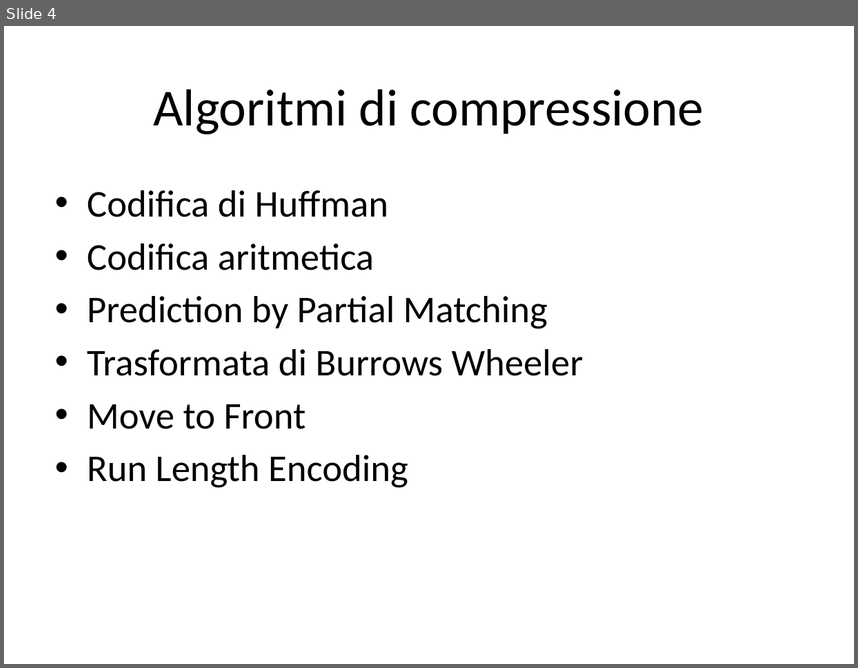
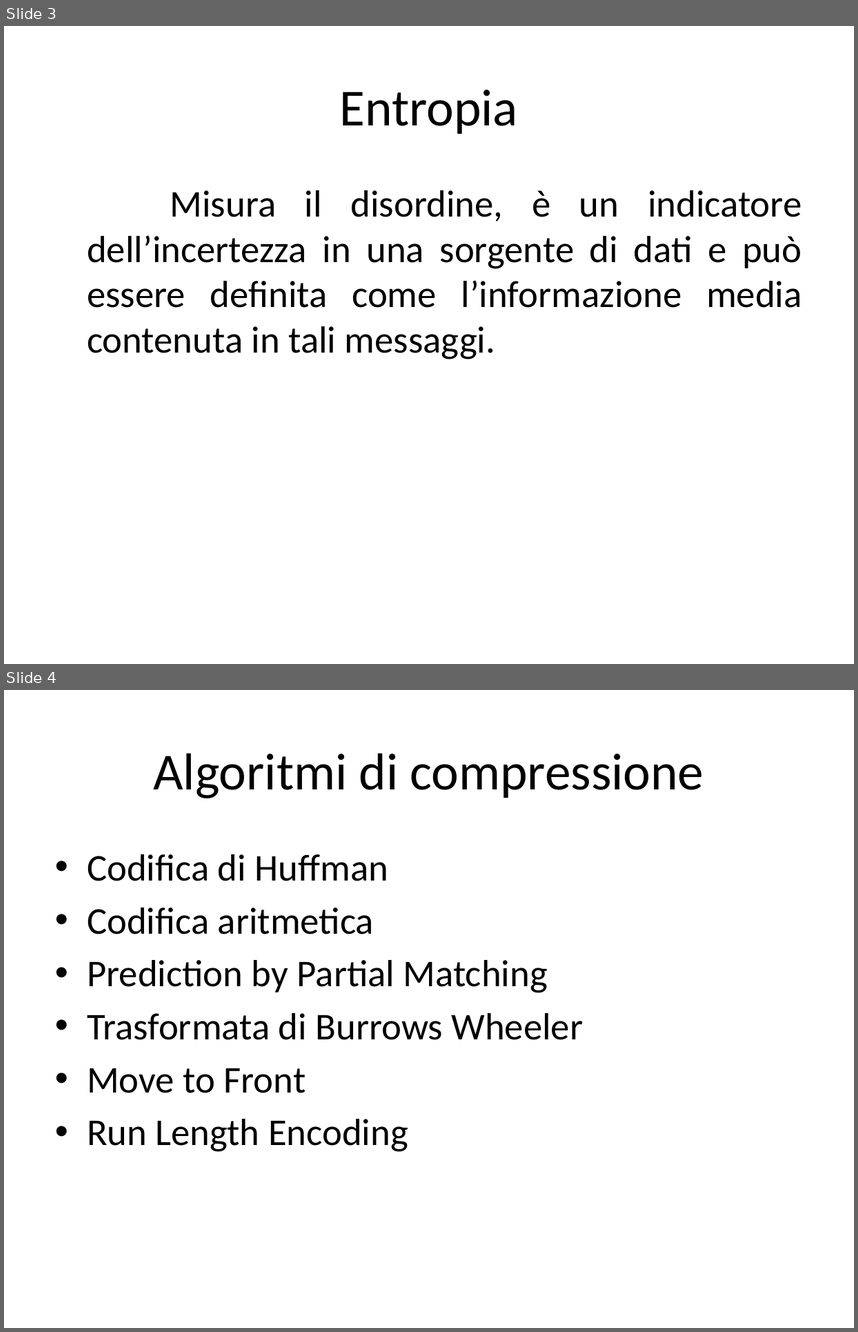
Before and after one commit to luca-Serena/tesi-strutture-dati-compressione, a slide deck: Presentazione.pptx. Shown one above the other, each under a label of ours: slide 4 before the commit, slides 3 and 4 after it. The pictures are 858x668 and 858x1332 pixels, drawn with LibreOffice and Linux fonts; fonts in the diff are those of the drawing. Boxes give left, top, right and bottom in pixels: in the first picture for what was removed or moved away, otherwise in the second. Text is boxed around its words. In the diff, an @@ line names an element or a change of style, - is before the commit and + after.

```diff
--- a/Presentazione.pptx
+++ b/Presentazione.pptx
@@ slide 3 added at [4,26,854,664], background #FFFFFF @@
@@ title added at [340,89,518,134], 44 pt, text #000000 @@
+Entropia
@@ text added at [87,190,802,359], 32 pt, text #000000 @@
+Misura il disordine, è un indicatore dell’incertezza in una sorgente di dati e può essere definita come l’informazione media contenuta in tali messaggi.
```
Also in this commit, not shown: 3 slides changed, 2 other slides added, 3 slides removed.
